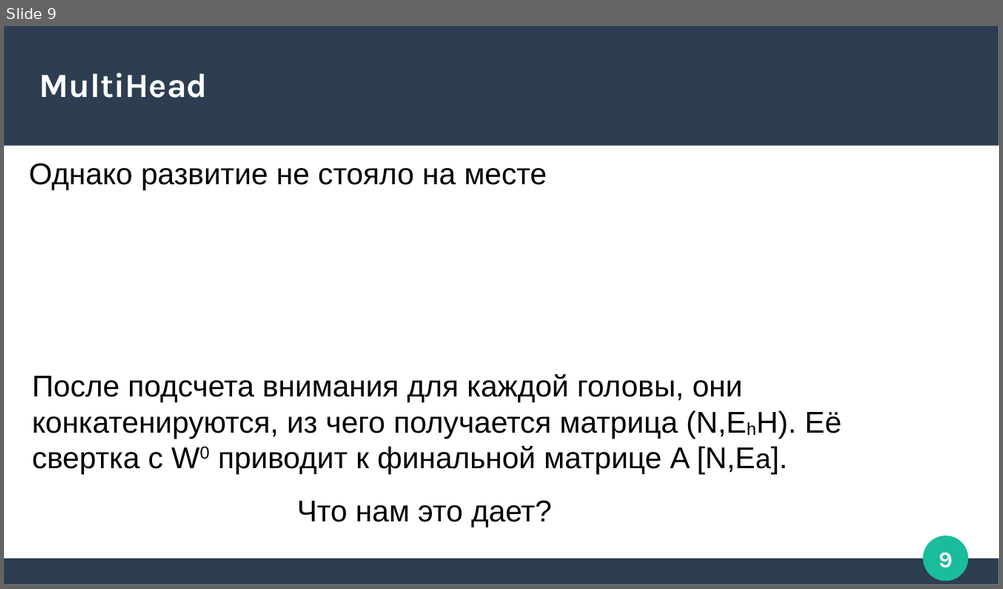
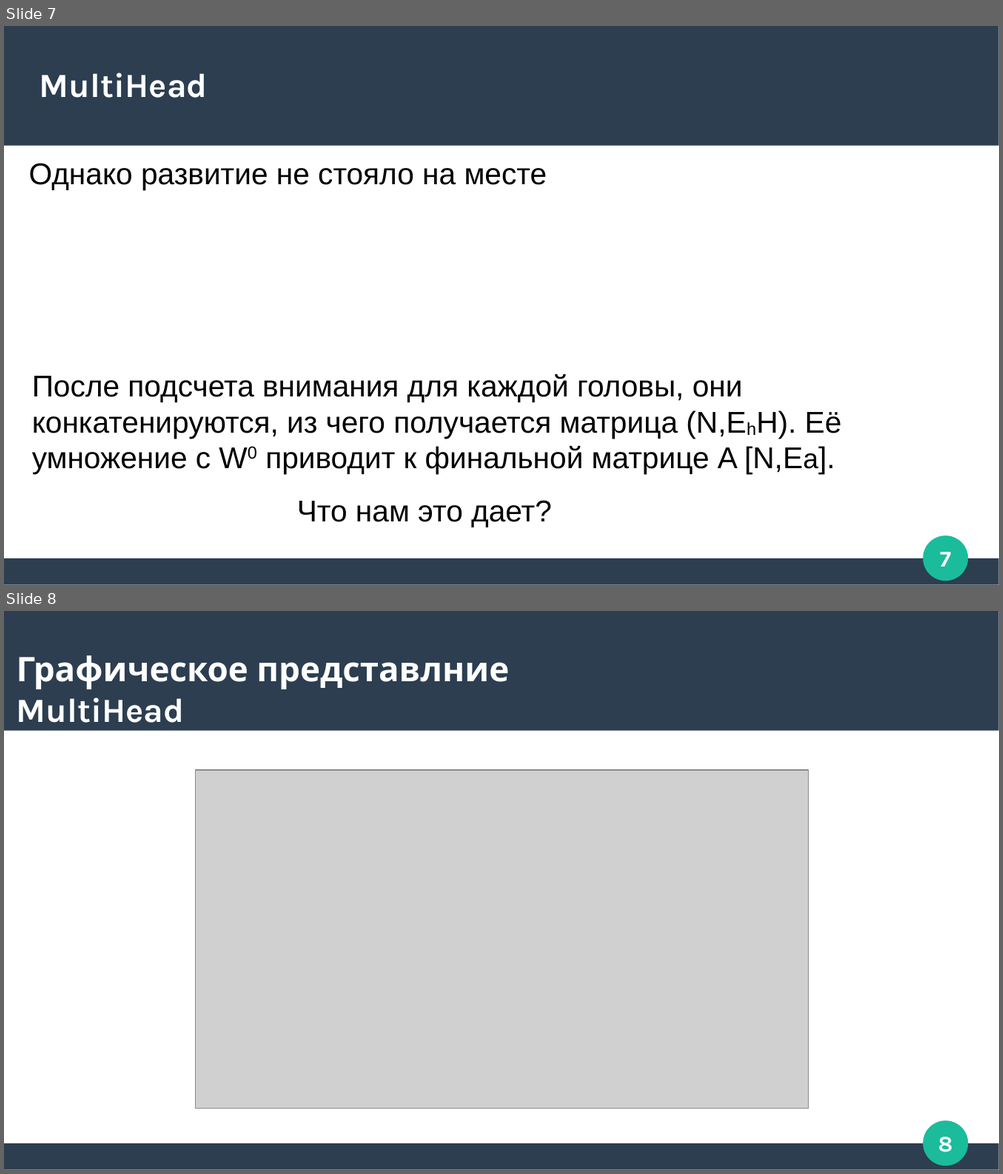
Before and after one commit to Zorinal/FilmBot, a slide deck: Трансфомеры.pptx. Shown one above the other, each under a label of ours: slide 9 before the commit, slides 7 and 8 after it. The pictures are 1003x589 and 1003x1174 pixels, drawn with LibreOffice and Linux fonts; fonts in the diff are those of the drawing; grey boxes stand for pictures. Boxes give left, top, right and bottom in pixels: in the first picture for what was removed or moved away, otherwise in the second. Text is boxed around its words. In the diff, an @@ line names an element or a change of style, - is before the commit and + after.

```diff
--- a/Трансфомеры.pptx
+++ b/Трансфомеры.pptx
@@ slide 8 added at (4, 611, 999, 1170), background #FFFFFF; not listed: 4 template elements that a slide beside it also shows @@
@@ text added at (17, 655, 509, 723), 27 pt, text #FFFFFF, bold @@
+Графическое представлние MultiHead
@@ picture added at (196, 770, 808, 1109) @@
@@ what was slide 9 is now slide 7 @@
@@ slide 7 changed as well @@
@@ text at (32, 374, 842, 474): text changed @@
-После подсчета внимания для каждой головы, они конкатенируются, из чего получается матрица (N,EhH). Её свертка с W0 приводит к финальной матрице A [N,Ea].
+После подсчета внимания для каждой головы, они конкатенируются, из чего получается матрица (N,EhH). Её умножение с W0 приводит к финальной матрице A [N,Ea].
@@ page number at (939, 552, 950, 567): text changed @@
-9
+7
```
Also in this commit, not shown: 4 other slides changed, 2 other slides added, 1 slide removed.
